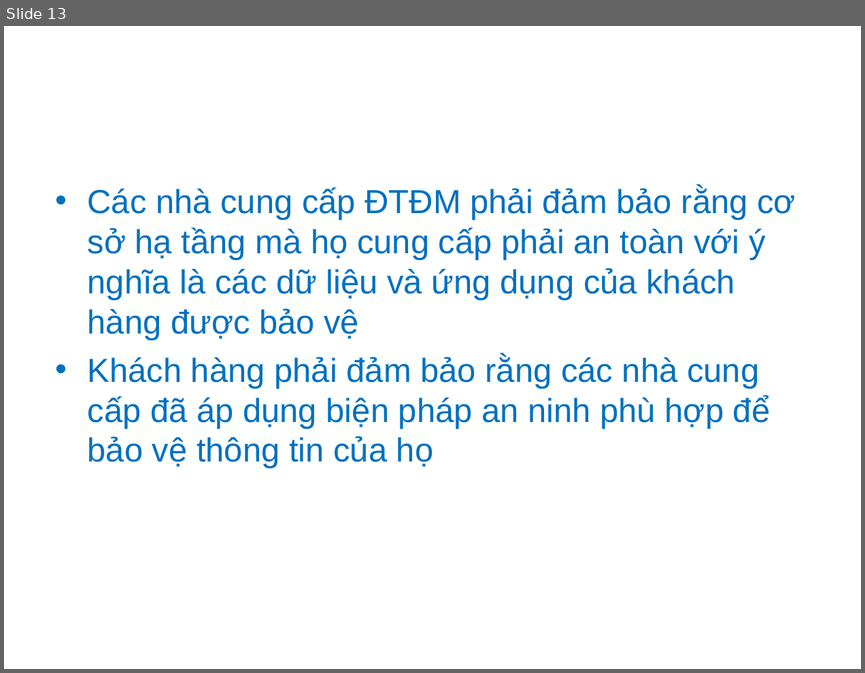
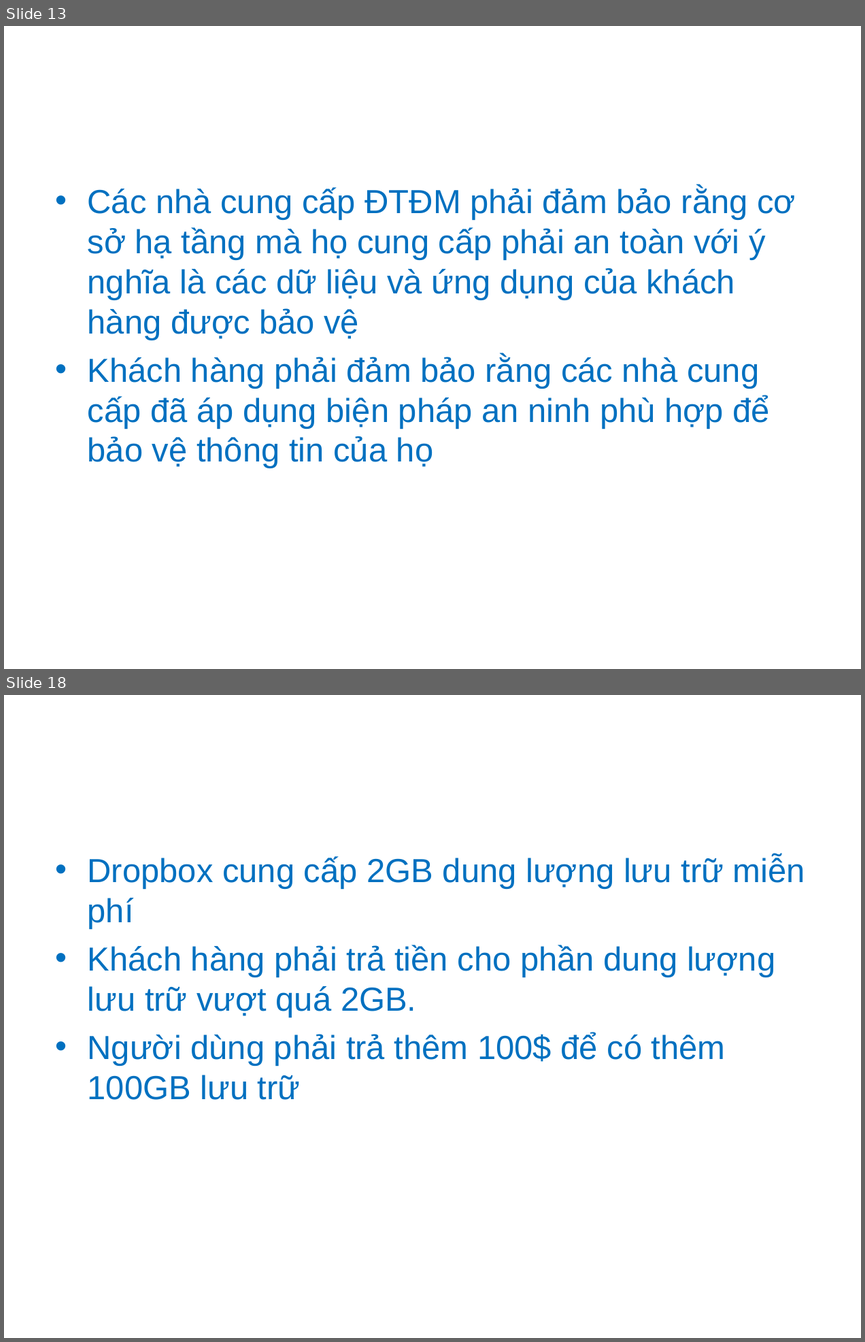
Before and after one commit to ndlongit/longnd-data, a slide deck: Temp/Bai tap ky nang - NDL.ppt. Shown one above the other, each under a label of ours: slide 13 before the commit, slides 13 and 18 after it; the slides between them are not shown. The pictures are 865x673 and 865x1342 pixels, drawn with LibreOffice and Linux fonts; fonts in the diff are those of the drawing. Boxes give left, top, right and bottom in pixels: in the first picture for what was removed or moved away, otherwise in the second. Text is boxed around its words. In the diff, an @@ line names an element or a change of style, - is before the commit and + after.

```diff
--- a/Temp/Bai tap ky nang - NDL.ppt
+++ b/Temp/Bai tap ky nang - NDL.ppt
@@ slide 18 added at box(4, 695, 861, 1338), background #FFFFFF @@
@@ text added at box(88, 855, 805, 1100), 28 pt, text #0070C0 @@
+• Dropbox cung cấp 2GB dung lượng lưu trữ miễn phí
+• Khách hàng phải trả tiền cho phần dung lượng lưu trữ vượt quá 2GB.
+• Người dùng phải trả thêm 100$ để có thêm 100GB lưu trữ
```
Also in this commit, not shown: 2 slides changed, 4 other slides added.
